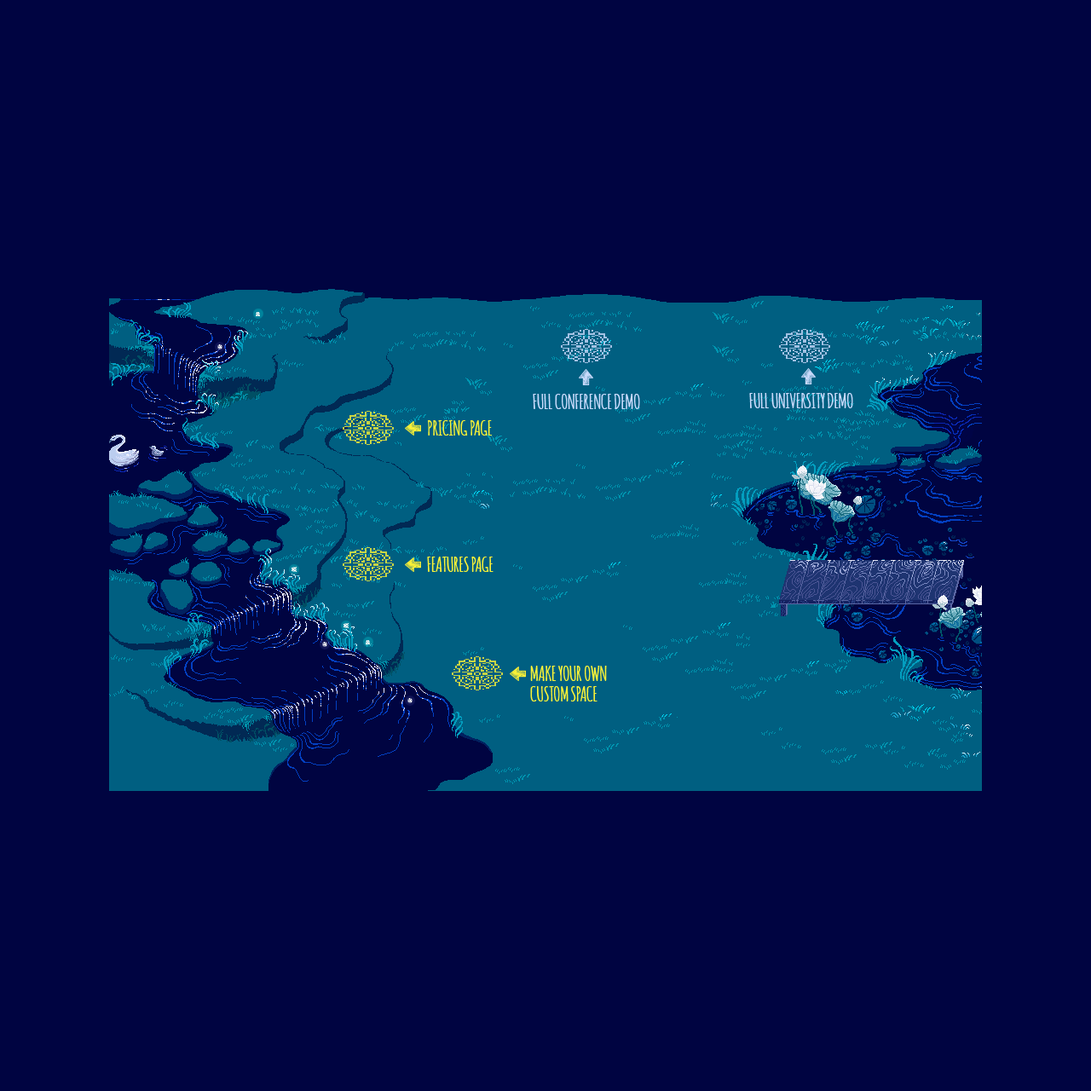
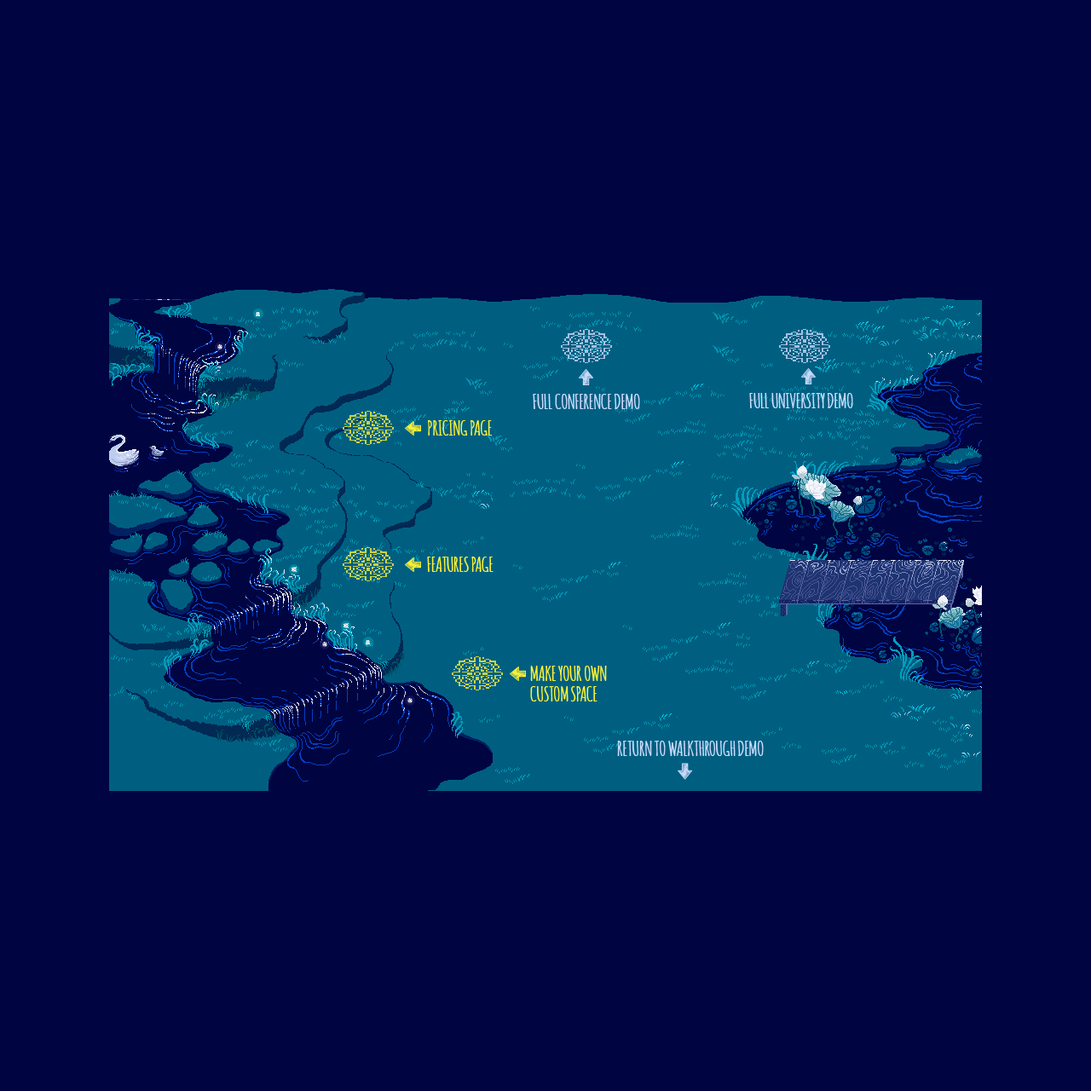
Comparing the layer stacks of the two 1091x1091 images. Changes:
added group "Group 4" (1st of 2, in "Group 1") with 2 layers in group "Group 1" over 617, 741, 765, 781
added layer "Arrow 08 - www.Shapes4FREE.com1" (2nd of 6, in "Group 1" › "Group 4") in group "Group 4" over 677, 763, 694, 781
added layer "RETURN TO WALKTHROUGH DEMO" in group "Group 4" over 617, 741, 765, 757
